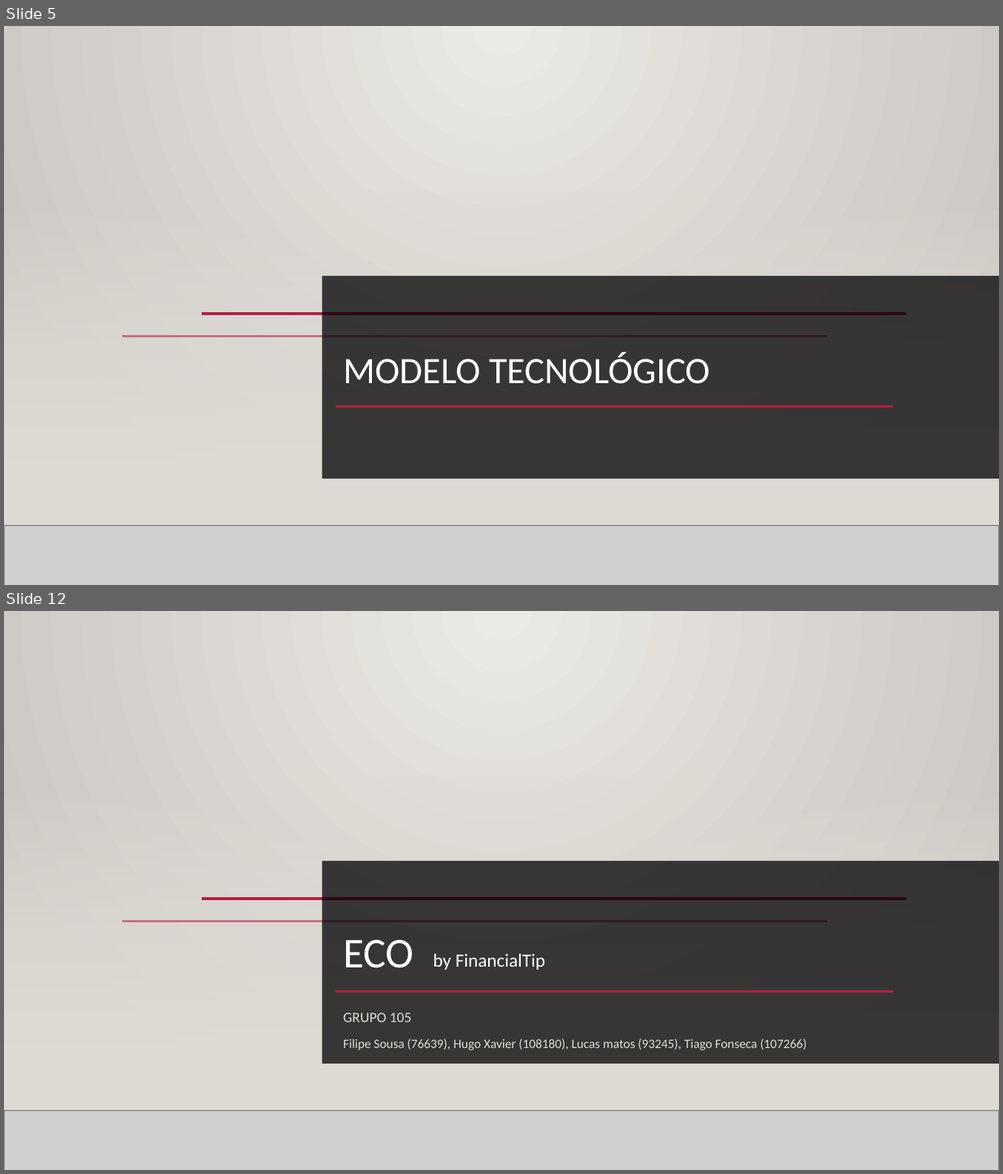
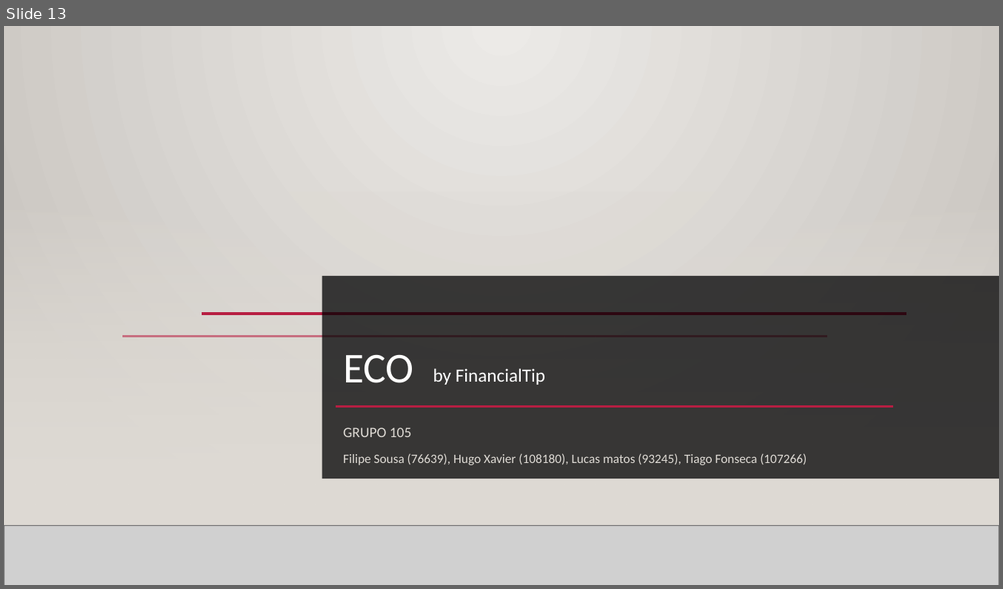
Before and after one commit to Projeto-ECO/Fase-4, a slide deck: Editables/Fase 4 - Implementação.pptx. Shown one above the other, each under a label of ours: slides 5 and 12 before the commit, slide 13 after it; the slides between them are not shown. The pictures are 1003x1174 and 1003x589 pixels, drawn with LibreOffice and Linux fonts; fonts in the diff are those of the drawing; grey boxes stand for pictures; background and template pictures are left out. Boxes give left, top, right and bottom in pixels: in the first picture for what was removed or moved away, otherwise in the second. Text is boxed around its words. In the diff, an @@ line names an element or a change of style, - is before the commit and + after.

```diff
--- a/Editables/Fase 4 - Implementação.pptx
+++ b/Editables/Fase 4 - Implementação.pptx
@@ slide 5 removed at (4, 26, 999, 585), background picture (left out); not listed: 3 template elements that a slide beside it also shows @@
@@ rectangle removed at (4, 191, 999, 526) @@
@@ rectangle removed at (322, 276, 999, 479) @@
@@ line removed from (201, 314) to (906, 314) @@
@@ title removed at (343, 353, 710, 384) @@
-MODELO TECNOLÓGICO
@@ line removed from (336, 406) to (893, 406) @@
@@ picture removed at (4, 526, 999, 585) @@
@@ line removed from (4, 526) to (999, 526) @@
@@ what was slide 12 is now slide 13 @@
```
Also in this commit, not shown: 5 slides changed, 7 slides added, 5 other slides removed, 1 other file.
